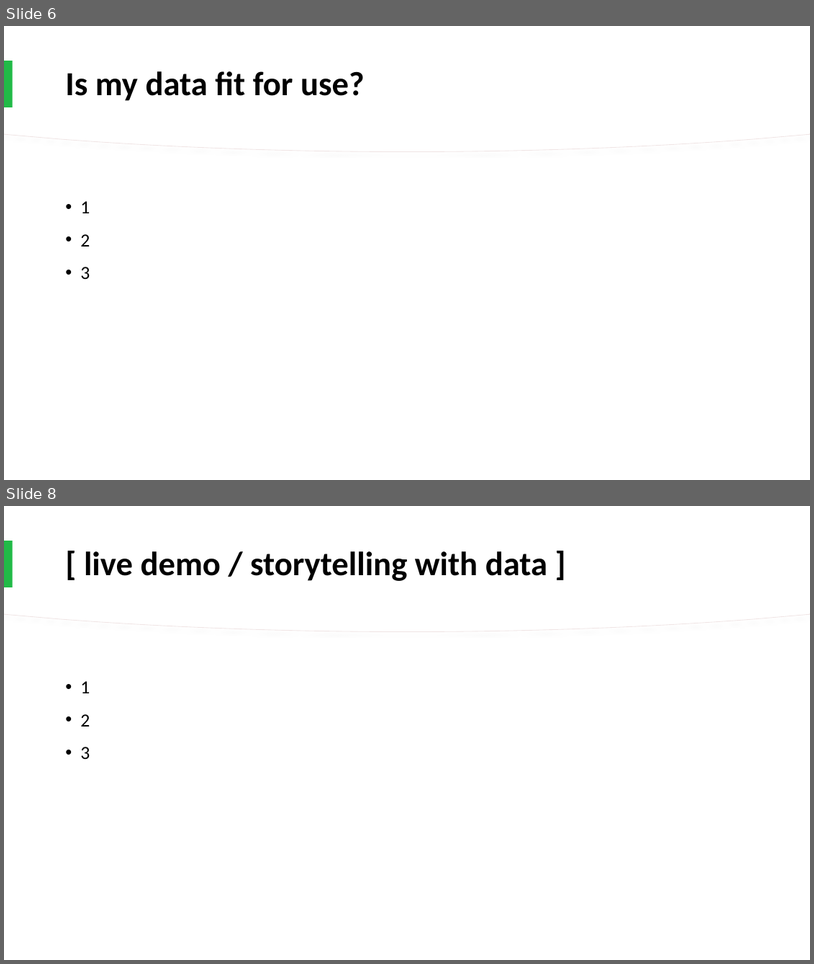
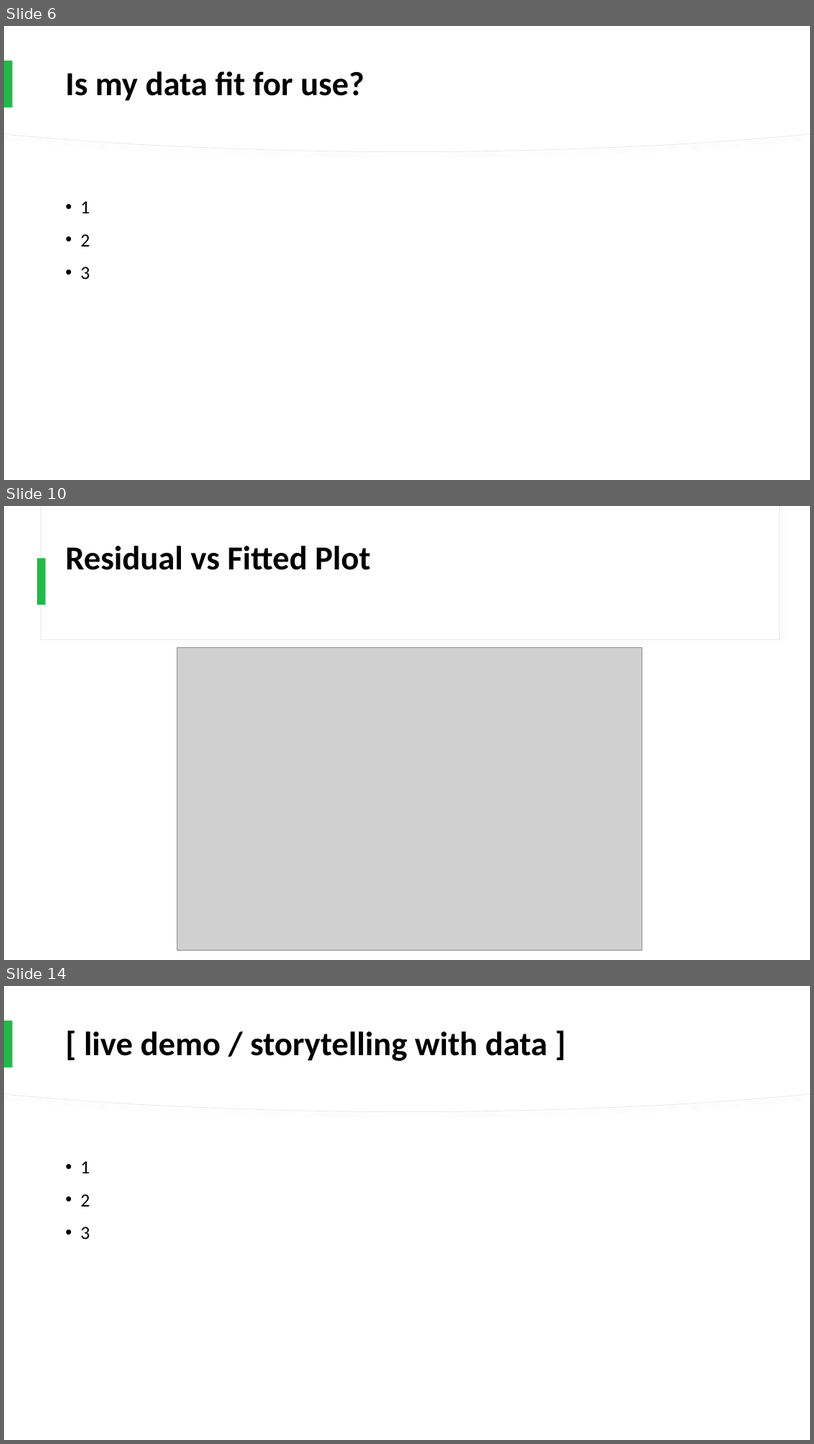
Before and after one commit to cristhyanc/Data7001_Group8, a slide deck: presentation/DATA7001_Group8_Presentation_CJRS_21.10.2020.pptx. Shown one above the other, each under a label of ours: slides 6 and 8 before the commit, slides 6, 10 and 14 after it; the slides between them are not shown. The pictures are 814x964 and 814x1444 pixels, drawn with LibreOffice and Linux fonts; fonts in the diff are those of the drawing; grey boxes stand for pictures. Boxes give left, top, right and bottom in pixels: in the first picture for what was removed or moved away, otherwise in the second. Text is boxed around its words. In the diff, an @@ line names an element or a change of style, - is before the commit and + after.

```diff
--- a/presentation/DATA7001_Group8_Presentation_CJRS_21.10.2020.pptx
+++ b/presentation/DATA7001_Group8_Presentation_CJRS_21.10.2020.pptx
@@ slide 10 added at (x1=4, y1=506, x2=810, y2=960), background #FFFFFF; not listed: 2 template elements that a slide beside it also shows @@
@@ title added at (x1=65, y1=546, x2=370, y2=570), 40 pt, text #000000, bold @@
+Residual vs Fitted Plot
@@ rectangle added at (x1=37, y1=558, x2=46, y2=605), fill #21BA47 @@
@@ picture added at (x1=177, y1=647, x2=642, y2=950) @@
@@ what was slide 8 is now slide 14 @@
```
Also in this commit, not shown: 2 slides changed, 6 other slides added, 1 slide removed, 18 other files.
